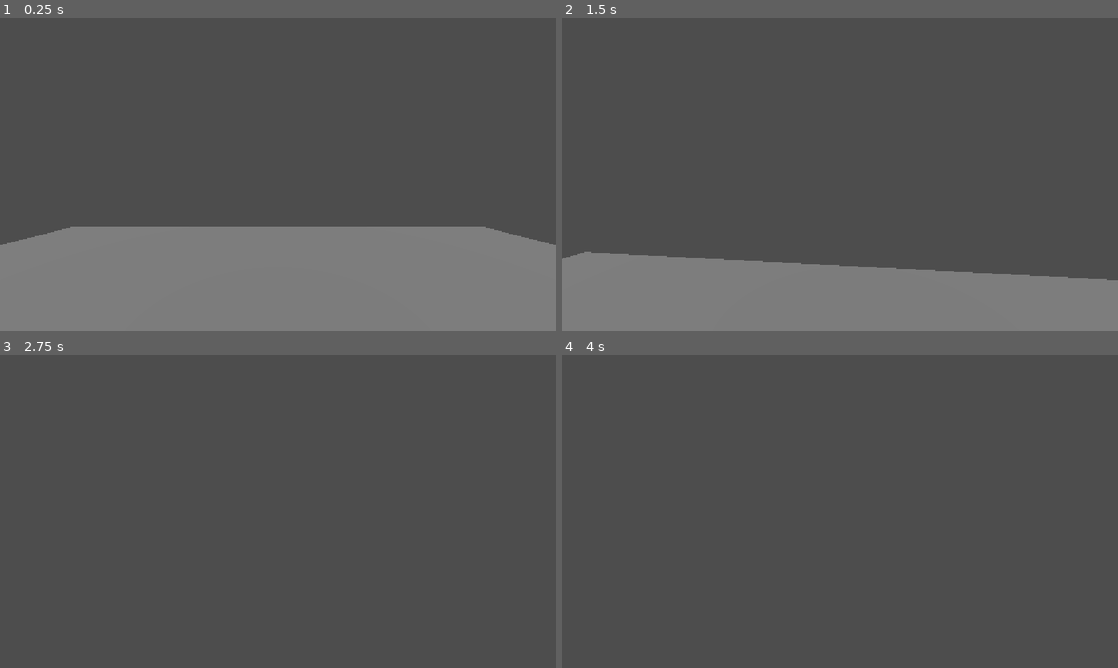
Above: before the commit, frames 1-4 (two rows, left to right).
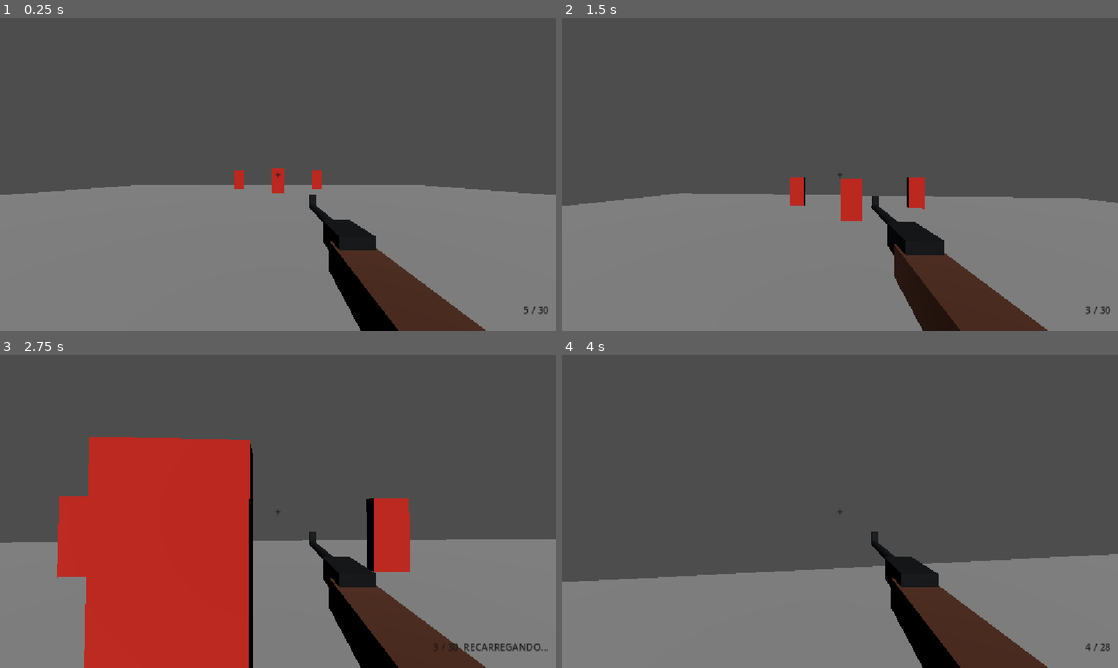
Above: after the commit, the same moments.

Repository: Evertonzinn/ww2-fps
Game: Godot game, scene res://main.tscn
Same seed, same stepped clock (60 frames per second), same inputs: the game is played once before the commit and once after it. The project has no main scene, so this scene is started directly.
Inputs (mouse positions are in pixels of both pictures, inside the frame that each line leads up to):
- Up to frame 1 (0.25 s): no input
- Up to frame 2 (1.5 s): tap Enter at 0.5 s; move the mouse to (867, 174) at 0.52 s; hold Shift 0.53-1.28 s; hold W from 0.53 s (still down); tap R at 0.6 s; click (867, 174) at 0.67 s; tap Space at 0.77 s; move the mouse to (812, 174) at 1.27 s; tap Shift at 1.35 s; click (812, 174) at 1.42 s
- Up to frame 3 (2.75 s): keep holding W; tap Space at 1.52 s; tap R at 1.55, 2.1 s; move the mouse to (289, 505) at 2.02 s; hold Shift from 2.03 s (still down); click (289, 505) at 2.17 s
- Up to frame 4 (4 s): keep holding W; move the mouse to (834, 517) at 2.77 s; release Shift at 2.78 s; tap Shift at 2.85 s; click (834, 517) at 2.92 s; tap Space at 3.02, 3.77 s; tap R at 3.05, 3.6 s; move the mouse to (878, 514) at 3.52 s; hold Shift from 3.53 s (still down); click (878, 514) at 3.67 s

The runs differ from the first frame. In frame 1, 19% of the frame differs, in the area x 0-100%, y 48-100%; in frame 2, 26%; in frame 3, 52%, in the area x 0-100%, y 26-100%; in frame 4, 32%.

Commit message:
feat: add FPS rifle, ADS, ammo and damage targets

Diff:
--- a/main.tscn
+++ b/main.tscn
@@ -1,38 +1,166 @@
 [gd_scene format=3 uid="uid://bn7a61ituvcib"]
 
-[ext_resource type="Script" uid="uid://cxe5t854p2sft" path="res://player.gd" id="1_ig7tw"]
+[ext_resource type="Script" uid="uid://cxe5t854p2sft" path="res://player.gd" id="1_player"]
+[ext_resource type="Script" path="res://weapon.gd" id="2_weapon"]
+[ext_resource type="Script" path="res://target.gd" id="3_target"]
 
-[sub_resource type="BoxMesh" id="BoxMesh_u162d"]
+[sub_resource type="BoxMesh" id="GroundMesh"]
 size = Vector3(40, 1, 40)
 
-[sub_resource type="BoxShape3D" id="BoxShape3D_u162d"]
+[sub_resource type="BoxShape3D" id="GroundShape"]
 size = Vector3(40, 1, 40)
 
-[sub_resource type="CapsuleShape3D" id="CapsuleShape3D_u162d"]
+[sub_resource type="CapsuleShape3D" id="PlayerShape"]
 radius = 0.35
-height = 9.0
+height = 1.8
 
-[node name="World" type="Node3D" unique_id=124017487]
+[sub_resource type="StandardMaterial3D" id="RifleWood"]
+albedo_color = Color(0.30, 0.14, 0.06, 1)
 
-[node name="Ground" type="StaticBody3D" parent="." unique_id=1398848465]
-transform = Transform3D(1, 0, 0, 0, 1, 0, 0, 0, 1, 0, -0.5, 0)
+[sub_resource type="StandardMaterial3D" id="RifleMetal"]
+albedo_color = Color(0.10, 0.11, 0.12, 1)
+metallic = 0.35
+roughness = 0.55
 
-[node name="MeshInstance3D" type="MeshInstance3D" parent="Ground" unique_id=754661946]
-mesh = SubResource("BoxMesh_u162d")
+[sub_resource type="BoxMesh" id="RifleStockMesh"]
+size = Vector3(0.16, 0.13, 0.8)
 
-[node name="CollisionShape3D" type="CollisionShape3D" parent="Ground" unique_id=1561247752]
-shape = SubResource("BoxShape3D_u162d")
+[sub_resource type="BoxMesh" id="RifleReceiverMesh"]
+size = Vector3(0.14, 0.11, 0.28)
 
-[node name="Player" type="CharacterBody3D" parent="Ground" unique_id=1941316133]
-script = ExtResource("1_ig7tw")
+[sub_resource type="CylinderMesh" id="RifleBarrelMesh"]
+top_radius = 0.027
+bottom_radius = 0.027
+height = 0.80
 
-[node name="CollisionShape3D" type="CollisionShape3D" parent="Ground/Player" unique_id=1830613768]
-shape = SubResource("CapsuleShape3D_u162d")
+[sub_resource type="BoxMesh" id="RifleSightMesh"]
+size = Vector3(0.055, 0.08, 0.035)
 
-[node name="Head" type="Node3D" parent="Ground/Player" unique_id=1051294850]
-transform = Transform3D(1, 0, 0, 0, 1, 0, 0, 0, 1, 0, 0.6, 0)
+[sub_resource type="StandardMaterial3D" id="TargetMaterial"]
+albedo_color = Color(0.85, 0.15, 0.10, 1)
 
-[node name="Camera3D" type="Camera3D" parent="Ground/Player/Head" unique_id=1710713300]
+[sub_resource type="BoxMesh" id="TargetMesh"]
+size = Vector3(1, 2, 0.4)
 
-[node name="DirectionalLight3D" type="DirectionalLight3D" parent="." unique_id=338951402]
-transform = Transform3D(1, 0, 0, 0, 0.70710677, 0.70710677, 0, -0.70710677, 0.70710677, 0, 0, 0)
+[sub_resource type="BoxShape3D" id="TargetShape"]
+size = Vector3(1, 2, 0.4)
+
+[node name="World" type="Node3D"]
+
+[node name="Ground" type="StaticBody3D" parent="."]
+position = Vector3(0, -0.5, 0)
+
+[node name="MeshInstance3D" type="MeshInstance3D" parent="Ground"]
+mesh = SubResource("GroundMesh")
+
+[node name="CollisionShape3D" type="CollisionShape3D" parent="Ground"]
+shape = SubResource("GroundShape")
+
+[node name="Player" type="CharacterBody3D" parent="."]
+position = Vector3(0, 0.95, 8)
+script = ExtResource("1_player")
+
+[node name="CollisionShape3D" type="CollisionShape3D" parent="Player"]
+shape = SubResource("PlayerShape")
+
+[node name="Head" type="Node3D" parent="Player"]
+position = Vector3(0, 0.6, 0)
+
+[node name="Camera3D" type="Camera3D" parent="Player/Head"]
+current = true
+fov = 75.0
+
+[node name="Weapon" type="Node3D" parent="Player/Head/Camera3D"]
+script = ExtResource("2_weapon")
+
+[node name="Stock" type="MeshInstance3D" parent="Player/Head/Camera3D/Weapon"]
+position = Vector3(0, -0.07, 0.08)
+mesh = SubResource("RifleStockMesh")
+material_override = SubResource("RifleWood")
+
+[node name="Receiver" type="MeshInstance3D" parent="Player/Head/Camera3D/Weapon"]
+position = Vector3(0, -0.01, -0.35)
+mesh = SubResource("RifleReceiverMesh")
+material_override = SubResource("RifleMetal")
+
+[node name="Barrel" type="MeshInstance3D" parent="Player/Head/Camera3D/Weapon"]
+position = Vector3(0, 0.0, -0.86)
+rotation = Vector3(1.5707964, 0, 0)
+mesh = SubResource("RifleBarrelMesh")
+material_override = SubResource("RifleMetal")
+
+[node name="FrontSight" type="MeshInstance3D" parent="Player/Head/Camera3D/Weapon"]
+position = Vector3(0, 0.06, -1.21)
+mesh = SubResource("RifleSightMesh")
+material_override = SubResource("RifleMetal")
+
+[node name="DirectionalLight3D" type="DirectionalLight3D" parent="."]
+rotation = Vector3(-0.7853982, 0, 0)
+
+[node name="TargetCenter" type="StaticBody3D" parent="."]
+position = Vector3(0, 1, -9)
+script = ExtResource("3_target")
+
+[node name="MeshInstance3D" type="MeshInstance3D" parent="TargetCenter"]
+mesh = SubResource("TargetMesh")
+material_override = SubResource("TargetMaterial")
+
+[node name="CollisionShape3D" type="CollisionShape3D" parent="TargetCenter"]
+shape = SubResource("TargetShape")
+
+[node name="TargetLeft" type="StaticBody3D" parent="."]
+position = Vector3(-4, 1, -13)
+script = ExtResource("3_target")
+
+[node name="MeshInstance3D" type="MeshInstance3D" parent="TargetLeft"]
+mesh = SubResource("TargetMesh")
+material_override = SubResource("TargetMaterial")
+
+[node name="CollisionShape3D" type="CollisionShape3D" parent="TargetLeft"]
+shape = SubResource("TargetShape")
+
+[node name="TargetRight" type="StaticBody3D" parent="."]
+position = Vector3(4, 1, -13)
+script = ExtResource("3_target")
+
+[node name="MeshInstance3D" type="MeshInstance3D" parent="TargetRight"]
+mesh = SubResource("TargetMesh")
+material_override = SubResource("TargetMaterial")
+
+[node name="CollisionShape3D" type="CollisionShape3D" parent="TargetRight"]
+shape = SubResource("TargetShape")
+
+[node name="HUD" type="CanvasLayer" parent="."]
+
+[node name="Crosshair" type="Label" parent="HUD"]
+anchors_preset = 8
+anchor_left = 0.5
+anchor_top = 0.5
+anchor_right = 0.5
+anchor_bottom = 0.5
+offset_left = -10.0
+offset_top = -16.0
+offset_right = 10.0
+offset_bottom = 16.0
+theme_override_colors/font_color = Color(0.1, 0.1, 0.1, 1)
+theme_override_font_sizes/font_size = 24
+text = "+"
+horizontal_alignment = 1
+vertical_alignment = 1
+
+[node name="AmmoLabel" type="Label" parent="HUD"]
+anchors_preset = 15
+anchor_left = 1.0
+anchor_top = 1.0
+anchor_right = 1.0
+anchor_bottom = 1.0
+offset_left = -245.0
+offset_top = -58.0
+offset_right = -15.0
+offset_bottom = -18.0
+grow_horizontal = 0
+grow_vertical = 0
+theme_override_colors/font_color = Color(0.1, 0.1, 0.1, 1)
+theme_override_font_sizes/font_size = 20
+text = "5 / 30"
+horizontal_alignment = 2
--- a/player.gd
+++ b/player.gd
@@ -1,4 +1,3 @@
-
 extends CharacterBody3D
 
 const WALK_SPEED: float = 5.0
@@ -8,71 +7,49 @@
 const MOUSE_SENSITIVITY: float = 0.002
 
 @onready var head: Node3D = $Head
+@onready var weapon: WeaponController = $Head/Camera3D/Weapon
 
 func _ready() -> void:
 	Input.mouse_mode = Input.MOUSE_MODE_CAPTURED
 
+func _unhandled_input(event: InputEvent) -> void:
+	if event is InputEventMouseMotion and Input.mouse_mode == Input.MOUSE_MODE_CAPTURED:
+		rotate_y(-event.relative.x * MOUSE_SENSITIVITY)
+		head.rotate_x(-event.relative.y * MOUSE_SENSITIVITY)
+		head.rotation.x = clampf(head.rotation.x, -1.4, 1.4)
 
-func _unhandled_input(event: InputEvent) -> void:
-	if event is InputEventMouseMotion:
-		if Input.mouse_mode == Input.MOUSE_MODE_CAPTURED:
-			rotate_y(-event.relative.x * MOUSE_SENSITIVITY)
+	if event is InputEventKey and event.pressed and not event.echo:
+		if event.keycode == KEY_ESCAPE:
+			Input.mouse_mode = Input.MOUSE_MODE_VISIBLE
+		elif event.keycode == KEY_R and Input.mouse_mode == Input.MOUSE_MODE_CAPTURED:
+			weapon.request_reload()
 
-			head.rotate_x(
-				-event.relative.y * MOUSE_SENSITIVITY
-			)
-
-			head.rotation.x = clamp(
-				head.rotation.x,
-				-1.4,
-				1.4
-			)
-
-	if event is InputEventKey:
-		if event.pressed and event.keycode == KEY_ESCAPE:
-			Input.mouse_mode = Input.MOUSE_MODE_VISIBLE
-
-	if event is InputEventMouseButton:
-		if event.pressed and event.button_index == MOUSE_BUTTON_LEFT:
-			Input.mouse_mode = Input.MOUSE_MODE_CAPTURED
-
+	if event is InputEventMouseButton and event.pressed:
+		if event.button_index == MOUSE_BUTTON_LEFT:
+			if Input.mouse_mode == Input.MOUSE_MODE_CAPTURED:
+				weapon.request_fire()
+			else:
+				Input.mouse_mode = Input.MOUSE_MODE_CAPTURED
 
 func _physics_process(delta: float) -> void:
-	# Gravidade e salto
 	if not is_on_floor():
 		velocity.y -= GRAVITY * delta
 	elif Input.is_key_pressed(KEY_SPACE):
 		velocity.y = JUMP_SPEED
 
-	# Movimentacao WASD
 	var input_dir := Vector2.ZERO
-
 	if Input.is_key_pressed(KEY_W):
 		input_dir.y -= 1.0
-
 	if Input.is_key_pressed(KEY_S):
 		input_dir.y += 1.0
-
 	if Input.is_key_pressed(KEY_A):
 		input_dir.x -= 1.0
-
 	if Input.is_key_pressed(KEY_D):
 		input_dir.x += 1.0
 
 	input_dir = input_dir.normalized()
-
-	var direction: Vector3 = (
-		transform.basis *
-		Vector3(input_dir.x, 0.0, input_dir.y)
-	).normalized()
-
-	# Caminhar ou correr
-	var speed: float = WALK_SPEED
-
-	if Input.is_key_pressed(KEY_SHIFT):
-		speed = RUN_SPEED
-
+	var direction: Vector3 = (transform.basis * Vector3(input_dir.x, 0.0, input_dir.y)).normalized()
+	var speed: float = RUN_SPEED if Input.is_key_pressed(KEY_SHIFT) else WALK_SPEED
 	velocity.x = direction.x * speed
 	velocity.z = direction.z * speed
-
 	move_and_slide()
--- /dev/null
+++ b/target.gd
@@ -0,0 +1,16 @@
+extends StaticBody3D
+
+@export_range(1, 20, 1) var hit_points: int = 3
+
+@onready var mesh: MeshInstance3D = $MeshInstance3D
+
+func take_damage(amount: int) -> void:
+	hit_points = maxi(0, hit_points - amount)
+	if hit_points == 0:
+		queue_free()
+		return
+
+	if mesh.material_override is StandardMaterial3D:
+		var material_copy := mesh.material_override.duplicate() as StandardMaterial3D
+		material_copy.albedo_color = Color(1.0, 0.70, 0.10) if hit_points == 1 else Color(1.0, 0.35, 0.10)
+		mesh.material_override = material_copy
--- /dev/null
+++ b/weapon.gd
@@ -0,0 +1,90 @@
+class_name WeaponController
+extends Node3D
+
+const MAGAZINE_SIZE: int = 5
+const STARTING_RESERVE: int = 30
+const MAX_RANGE: float = 90.0
+const SHOT_INTERVAL: float = 0.55
+const RELOAD_DURATION: float = 1.8
+const HIP_POSITION: Vector3 = Vector3(0.30, -0.28, -0.56)
+const AIM_POSITION: Vector3 = Vector3(0.0, -0.15, -0.48)
+const HIP_FOV: float = 75.0
+const AIM_FOV: float = 55.0
+
+@onready var view_camera: Camera3D = get_parent() as Camera3D
+@onready var ammo_label: Label = get_tree().current_scene.get_node_or_null("HUD/AmmoLabel") as Label
+@onready var crosshair: Label = get_tree().current_scene.get_node_or_null("HUD/Crosshair") as Label
+
+var magazine: int = MAGAZINE_SIZE
+var reserve_ammo: int = STARTING_RESERVE
+var shot_cooldown: float = 0.0
+var reload_timer: float = 0.0
+var reloading: bool = false
+var pending_shot: bool = false
+var recoil: float = 0.0
+
+func _ready() -> void:
+	position = HIP_POSITION
+	_update_hud()
+
+func request_fire() -> void:
+	pending_shot = true
+
+func request_reload() -> void:
+	if reloading or magazine == MAGAZINE_SIZE or reserve_ammo <= 0:
+		return
+	reloading = true
+	reload_timer = RELOAD_DURATION
+	_update_hud()
+
+func _physics_process(delta: float) -> void:
+	shot_cooldown = maxf(0.0, shot_cooldown - delta)
+
+	if reloading:
+		reload_timer -= delta
+		if reload_timer <= 0.0:
+			var count: int = mini(MAGAZINE_SIZE - magazine, reserve_ammo)
+			magazine += count
+			reserve_ammo -= count
+			reloading = false
+			_update_hud()
+
+	if pending_shot:
+		pending_shot = false
+		if not reloading and shot_cooldown <= 0.0 and magazine > 0:
+			_fire_hitscan()
+
+func _process(delta: float) -> void:
+	var aiming: bool = Input.mouse_mode == Input.MOUSE_MODE_CAPTURED and Input.is_mouse_button_pressed(MOUSE_BUTTON_RIGHT)
+	var target_pos: Vector3 = AIM_POSITION if aiming else HIP_POSITION
+	target_pos.z += recoil
+	position = position.lerp(target_pos, minf(1.0, delta * 12.0))
+	view_camera.fov = lerpf(view_camera.fov, AIM_FOV if aiming else HIP_FOV, minf(1.0, delta * 10.0))
+	recoil = move_toward(recoil, 0.0, delta * 0.5)
+	if crosshair != null:
+		crosshair.visible = not aiming
+
+func _fire_hitscan() -> void:
+	magazine -= 1
+	shot_cooldown = SHOT_INTERVAL
+	recoil = 0.09
+	_update_hud()
+
+	var origin: Vector3 = view_camera.global_position
+	var destination: Vector3 = origin - view_camera.global_transform.basis.z * MAX_RANGE
+	var query := PhysicsRayQueryParameters3D.create(origin, destination)
+	var player_body := view_camera.get_parent().get_parent() as CharacterBody3D
+	query.exclude = [player_body.get_rid()]
+
+	var hit: Dictionary = get_world_3d().direct_space_state.intersect_ray(query)
+	if not hit.is_empty():
+		var target: Object = hit.get("collider")
+		if target != null and target.has_method("take_damage"):
+			target.call("take_damage", 1)
+
+func _update_hud() -> void:
+	if ammo_label == null:
+		return
+	ammo_label.text = "%d / %d" % [magazine, reserve_ammo]
+	if reloading:
+		ammo_label.text += "  RECARREGANDO..."
